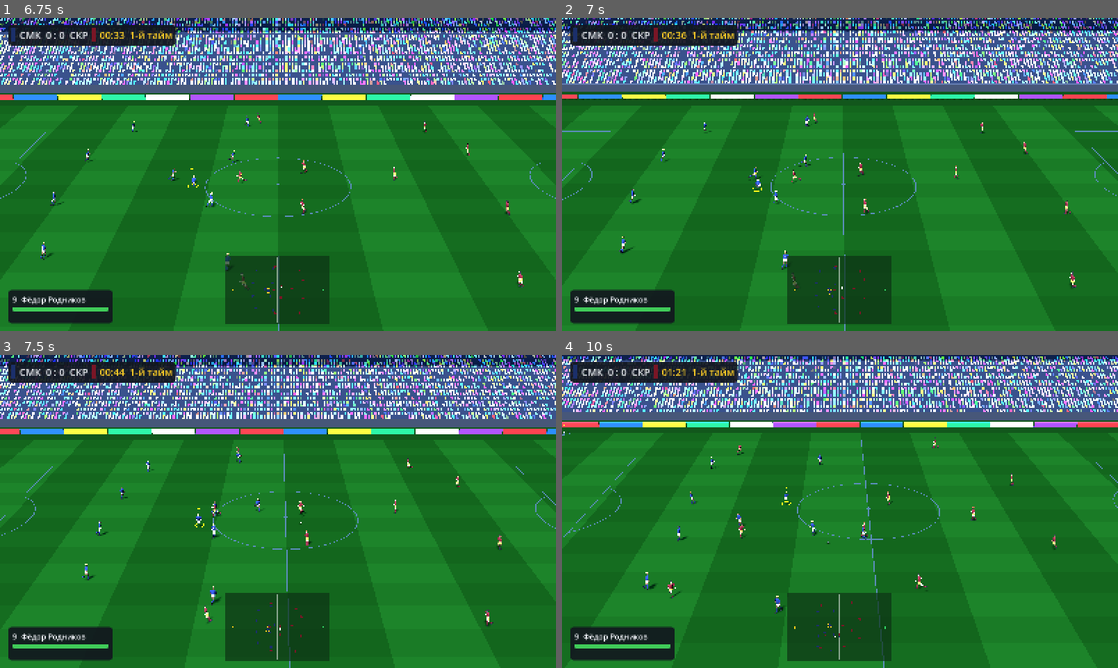
Above: before the commit, frames 1-4 (two rows, left to right).
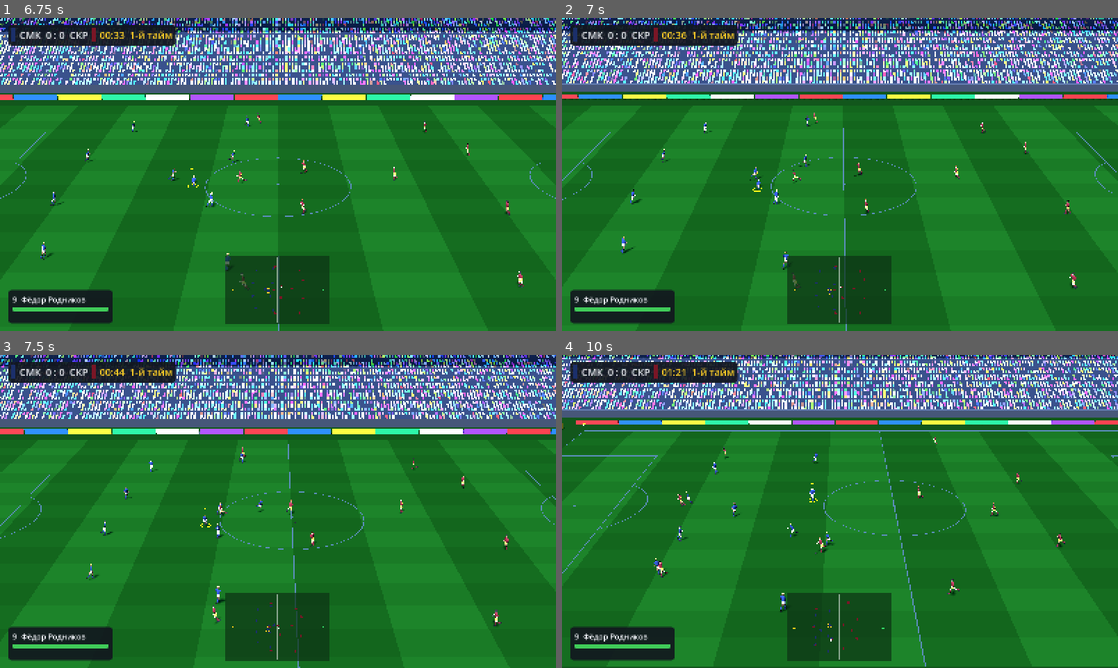
Above: after the commit, the same moments.

Repository: Vetal323232/football
Game: Godot game, scene res://scenes/main_menu.tscn
Two runs of this game, one before a commit and one after it. Both use one fixed random seed, a clock stepped at 60 frames per second and the inputs below.
Inputs (mouse positions are in pixels of both pictures, inside the frame that each line leads up to):
- Up to frame 1 (6.75 s): click "Быстрый матч" at 0.5 s; click "Начать матч" at 1.25 s; move the mouse to (400, 158) at 2.02 s; hold D (move_right) 2.03-2.75 s; hold Shift (sprint) 2.03-2.75 s; click (400, 158) at 2.17 s; drag from (166, 190) to (250, 237) at 2.77 s; move the mouse to (333, 105) at 3.52 s; hold D (move_right) 3.53-4.25 s; hold J (pass) 3.53-4.25 s; tap Shift (sprint) at 3.8 s; drag from (250, 237) to (111, 127) at 4.27 s; move the mouse to (444, 221) at 5.02 s; hold A (move_left) 5.03-5.75 s; hold Shift (sprint) 5.03-5.75 s; tap F1 (help) at 5.65 s; drag from (111, 127) to (194, 96) at 5.77 s; move the mouse to (305, 174) at 6.52 s; hold S (move_down) from 6.53 s (still down); hold Q (tackle) from 6.53 s (still down); click (305, 174) at 6.67 s
- Up to frame 2 (7 s): keep holding S (move_down); keep holding Q (tackle); tap Shift (sprint) at 6.8 s
- Up to frame 3 (7.5 s): release S (move_down) at 7.25 s; release Q (tackle) at 7.25 s; drag from (194, 433) to (166, 527) at 7.27 s
- Up to frame 4 (10 s): move the mouse to (962, 495) at 8.02 s; hold W (move_up) 8.03-8.75 s; hold Shift (sprint) 8.03-8.75 s; drag from (728, 527) to (812, 574) at 8.77 s; move the mouse to (895, 442) at 9.52 s; hold S (move_down) from 9.53 s (still down); hold J (pass) from 9.53 s (still down); tap Shift (sprint) at 9.8 s

Frame 1 is identical in both runs. In frame 2, 3.0% of the frame differs, in the area x 0-100%, y 0-100%; in frame 3, 12%; in frame 4, 20%.

Commit message:
AI02: score dribble options with the gait and time that actually execute
Shared SimQuery.carry_speed/carry_time mirror the movement step; forecast
tests; new scenario and match baselines recorded; handoff updated.

Co-Authored-By: Claude Fable 5.2 <noreply@anthropic.com>
Claude-Session: https://claude.ai/code/session_01UacX8b1Wvx58s7K9kPY5Zd

Diff:
--- a/src/ai/on_ball_ai.gd
+++ b/src/ai/on_ball_ai.gd
@@ -194,28 +194,44 @@
 	var fwd := Vector2(tm.dir, 0.0)
 	var to_goal := (Vector2(Pitch.HALF_L * tm.dir, 0.0) - p.pos).normalized()
 	var base_dir := (fwd * 0.5 + to_goal * 0.5).normalized() if lp.x > 10.0 else fwd
-	var run_speed := p.top_speed(tn) * tn.dribble_speed_ratio
+	var can_sprint := p.stamina > tn.dribble_sprint_min_stamina
 	for ang in DRIBBLE_ANGLES:
 		var dir := base_dir.rotated(ang)
 		var q := p.pos + dir * 6.0
 		if absf(q.x) > Pitch.HALF_L - 1.5 or absf(q.y) > Pitch.HALF_W - 1.5:
 			continue
-		var t_me := 6.0 / run_speed + 0.15
-		var m_far := SimQuery.opp_arrival(sim, q, opp, 0.15) - t_me
-		var m_mid := SimQuery.opp_arrival(sim, p.pos + dir * 3.0, opp, 0.15) - t_me * 0.5
-		var mm := minf(m_far, m_mid + 0.15)
-		var pd := FieldValue.sigmoid((mm + tn.dribble_margin_bias) / 0.3) * (0.72 + 0.28 * p.control)
+		var opp_far := SimQuery.opp_arrival(sim, q, opp, 0.15)
+		var opp_mid := SimQuery.opp_arrival(sim, p.pos + dir * 3.0, opp, 0.15)
 		var ql := ai.local(q)
-		var ev_d := pd * FieldValue.value(ql, tn) - (1.0 - pd) * loss_here
-		ev_d += (imp * tn.impatience_gain * 0.5 + tn.progress_bonus * 0.4) * clampf((ql.x - lp.x) / 6.0, -1.0, 1.0) * pd
+		var v_q := FieldValue.value(ql, tn)
+		var prog := (imp * tn.impatience_gain * 0.5 + tn.progress_bonus * 0.4) * clampf((ql.x - lp.x) / 6.0, -1.0, 1.0)
+		var shared := 0.0
 		# Open grass ahead: carry the ball and commit a defender before releasing it.
 		if absf(ang) < 0.7 and SimQuery.nearest_opponent_dist(sim, q, opp) > 7.0:
-			ev_d += tn.carry_bonus
+			shared += tn.carry_bonus
 		if ag.move_dir.length() > 0.5 and ag.move_dir.normalized().dot(dir) > 0.9:
-			ev_d += 0.002
-		ev_d += sim.rng.randfn(0.0, noise)
-		var sprint := (mm > 0.4 and absf(ang) < 1.0 and p.stamina > 0.3) or (counter and mm > 0.2)
-		opts.append({"label": "dribble %d°" % int(rad_to_deg(ang)), "ev": ev_d, "p": pd, "target": q, "move": dir, "sprint": sprint})
+			shared += 0.002
+		shared += sim.rng.randfn(0.0, noise)
+		# Each gait is scored with the time it will really take (SimQuery.carry_time mirrors the
+		# movement step); the gait that is scored is the gait that is commanded.
+		var best_ev := -INF
+		var best_pd := 0.0
+		var best_sprint := false
+		for gait_sprint: bool in [false, true]:
+			if gait_sprint and not can_sprint:
+				continue
+			var m_far := opp_far - SimQuery.carry_time(p, dir, 6.0, gait_sprint, tn)
+			var m_mid := opp_mid - SimQuery.carry_time(p, dir, 3.0, gait_sprint, tn)
+			var mm := minf(m_far, m_mid + 0.15)
+			var pd := FieldValue.sigmoid((mm + tn.dribble_margin_bias) / 0.3) * (0.72 + 0.28 * p.control)
+			if gait_sprint:
+				pd *= tn.dribble_sprint_control   # the ball runs further from the foot at speed
+			var ev_d := pd * v_q - (1.0 - pd) * loss_here + prog * pd + shared
+			if ev_d > best_ev:
+				best_ev = ev_d
+				best_pd = pd
+				best_sprint = gait_sprint
+		opts.append({"label": "dribble %d°" % int(rad_to_deg(ang)), "ev": best_ev, "p": best_pd, "target": q, "move": dir, "sprint": best_sprint})
 
 	# ---- hold / shield -----------------------------------------------------
 	var p_hold := clampf((t_press - 0.25) / 1.1, 0.0, 1.0)
--- a/src/sim/game_tuning.gd
+++ b/src/sim/game_tuning.gd
@@ -121,6 +121,8 @@
 @export var pass_margin_soft := 0.2
 @export var hold_decay := 0.012
 @export var dribble_margin_bias := 0.15
+@export var dribble_sprint_min_stamina := 0.3
+@export var dribble_sprint_control := 0.96
 @export var carry_bonus := 0.015
 @export var impatience_gain := 0.03
 @export var shot_min_xg := 0.025
--- a/src/sim/sim_query.gd
+++ b/src/sim/sim_query.gd
@@ -27,6 +27,51 @@
 	if d_acc >= d:
 		return react + (-v0 + sqrt(v0 * v0 + 2.0 * a * d)) / a
 	return react + t_acc + (d - d_acc) / vmax
+
+
+## Top speed a player actually reaches while carrying the ball with the given gait.
+## Mirrors MatchSim._move_players: sprint needs stamina, jogging applies jog_ratio,
+## and the ball always costs dribble_speed_ratio.
+static func carry_speed(p: SimPlayer, sprint: bool, tn: GameTuning) -> float:
+	var top := p.top_speed(tn)
+	if not (sprint and p.stamina > 0.03):
+		top *= tn.jog_ratio
+	if not p.can_act():
+		top = minf(top, tn.recover_speed)
+	return top * tn.dribble_speed_ratio
+
+
+## Time for the ball carrier to cover `dist` metres in direction `dir` with the given gait,
+## from his current velocity, using the same acceleration / braking limits as the movement
+## step. Exact for straight runs; a turn is approximated by braking the sideways component.
+static func carry_time(p: SimPlayer, dir: Vector2, dist: float, sprint: bool, tn: GameTuning) -> float:
+	var vmax := carry_speed(p, sprint, tn)
+	if vmax <= 0.01:
+		return INF
+	var t := 0.0
+	var d := dist
+	var v0 := p.vel.dot(dir)
+	var side := (p.vel - dir * v0).length()
+	# Sideways speed has to be shed while turning; it delays the forward build-up.
+	t += 0.5 * side / tn.decel
+	if v0 < 0.0:
+		var tb := -v0 / tn.decel
+		d += 0.5 * -v0 * tb
+		t += tb
+		v0 = 0.0
+	if v0 > vmax:
+		# Faster than this gait allows (e.g. easing from a sprint): slows down on the way.
+		var td := (v0 - vmax) / tn.decel
+		var dd := v0 * td - 0.5 * tn.decel * td * td
+		if dd >= d:
+			return t + (v0 - sqrt(maxf(0.0, v0 * v0 - 2.0 * tn.decel * d))) / tn.decel
+		return t + td + (d - dd) / vmax
+	var a := p.accel(tn)
+	var t_acc := (vmax - v0) / a
+	var d_acc := v0 * t_acc + 0.5 * a * t_acc * t_acc
+	if d_acc >= d:
+		return t + (-v0 + sqrt(v0 * v0 + 2.0 * a * d)) / a
+	return t + t_acc + (d - d_acc) / vmax
 
 
 ## 0 = free, 1 = one opponent on top of him, can exceed 1 with several.
--- a/tests/run_tests.gd
+++ b/tests/run_tests.gd
@@ -60,6 +60,7 @@
 	test_keeper()
 	test_backpass()
 	test_substitution()
+	test_carry_forecast()
 	test_run_event()
 	test_determinism()
 	group("teardown")
@@ -1528,6 +1529,81 @@
 	check(not sim.substitute(human_team, tm.player_ids[7], 0), "no substitution after full time")
 
 
+## Measure how long the real movement step needs for the ball carrier to advance `dist`.
+func _measure_carry(pace: float, stamina: float, sprint: bool, v_start: Vector2, dir: Vector2, dist: float) -> Array:
+	var sim := new_sim()
+	open_play(sim, Vector2.ZERO)
+	var p := sim.players[sim.teams[0].player_ids[7]]
+	p.pace = pace
+	p.stamina = stamina
+	p.fitness = 1.0
+	p.pos = Vector2(-10, 0)
+	p.vel = v_start
+	p.facing = dir
+	sim.ball.owner = p.id
+	sim.ball.pos = p.pos + dir * 0.5
+	sim.ball.vel = v_start
+	var predicted := SimQuery.carry_time(p, dir, dist, sprint, tuning)
+	var start := p.pos
+	var ticks := 0
+	while (p.pos - start).dot(dir) < dist and ticks < 600:
+		p.cmd.clear()
+		p.cmd.move = dir
+		p.cmd.sprint = sprint
+		sim.tick += 1
+		sim._update_timers()
+		sim._move_players()
+		sim._ball_step()
+		sim._possession()
+		ticks += 1
+	return [predicted, ticks * MatchSim.DT, sim.ball.owner == p.id]
+
+
+func test_carry_forecast() -> void:
+	group("dribble forecast matches executed movement")
+	var worst := 0.0
+	var worst_case := ""
+	var n := 0
+	for pace: float in [0.15, 0.5, 0.9]:
+		for stamina: float in [1.0, 0.45, 0.1]:
+			for sprint: bool in [false, true]:
+				for v0: float in [0.0, 3.0, 5.0]:
+					var r := _measure_carry(pace, stamina, sprint, Vector2(v0, 0), Vector2.RIGHT, 6.0)
+					var err := absf(float(r[0]) - float(r[1]))
+					n += 1
+					if err > worst:
+						worst = err
+						worst_case = "pace %.2f stamina %.2f %s v0 %.0f: predicted %.2f s, executed %.2f s" % [pace, stamina, "sprint" if sprint else "jog", v0, r[0], r[1]]
+	print("    carry forecast: worst straight error %.3f s (%s); cases %d" % [worst, worst_case, n])
+	check(worst <= 0.15, "straight 6 m carry: prediction within 0.15 s of execution over %d cases (worst %.3f s: %s)" % [n, worst, worst_case])
+	# The two gaits really differ, and the old sprint-speed assumption does not describe a jog.
+	var jog := _measure_carry(0.5, 1.0, false, Vector2.ZERO, Vector2.RIGHT, 6.0)
+	var spr := _measure_carry(0.5, 1.0, true, Vector2.ZERO, Vector2.RIGHT, 6.0)
+	check(float(jog[1]) > float(spr[1]) + 0.2, "jogging 6 m takes clearly longer than sprinting (%.2f s vs %.2f s)" % [jog[1], spr[1]])
+	var pl := SimPlayer.new()
+	pl.pace = 0.5
+	var old_model := 6.0 / (pl.top_speed(tuning) * tuning.dribble_speed_ratio) + 0.15
+	check(absf(old_model - float(jog[1])) > 0.25, "the previous single-speed estimate (%.2f s) was wrong for a jog (%.2f s)" % [old_model, jog[1]])
+	# An exhausted player cannot buy sprint speed.
+	var tired := SimPlayer.new()
+	tired.pace = 0.5
+	tired.stamina = 0.0
+	check(is_equal_approx(SimQuery.carry_speed(tired, true, tuning), SimQuery.carry_speed(tired, false, tuning)), "without stamina the sprint gait equals the jog")
+	# Turning: the helper approximates shedding sideways speed. Separate, looser bound (0.35 s):
+	# the real step blends acceleration with direction change and the ball has to be brought round.
+	var worst_turn := 0.0
+	var turn_case := ""
+	for sprint: bool in [false, true]:
+		for v: Vector2 in [Vector2(0, 5), Vector2(-4, 0), Vector2(3, 4), Vector2(-3, -4)]:
+			var r2 := _measure_carry(0.5, 1.0, sprint, v, Vector2.RIGHT, 6.0)
+			var e2 := absf(float(r2[0]) - float(r2[1]))
+			if e2 > worst_turn:
+				worst_turn = e2
+				turn_case = "%s from velocity %s: predicted %.2f s, executed %.2f s" % ["sprint" if sprint else "jog", v, r2[0], r2[1]]
+	print("    carry forecast: worst turning error %.3f s (%s)" % [worst_turn, turn_case])
+	check(worst_turn <= 0.35, "turning 6 m carry: prediction within 0.35 s (worst %.3f s: %s)" % [worst_turn, turn_case])
+
+
 func test_run_event() -> void:
 	group("runner event timing")
 	var sim := new_sim()
Not shown, changed: CLAUDE.md
Not shown, changed: PROGRESS.md
Not shown, changed: docs/AI_VALIDATION.md
Not shown, changed: docs/AI_WORK_PLAN.md
